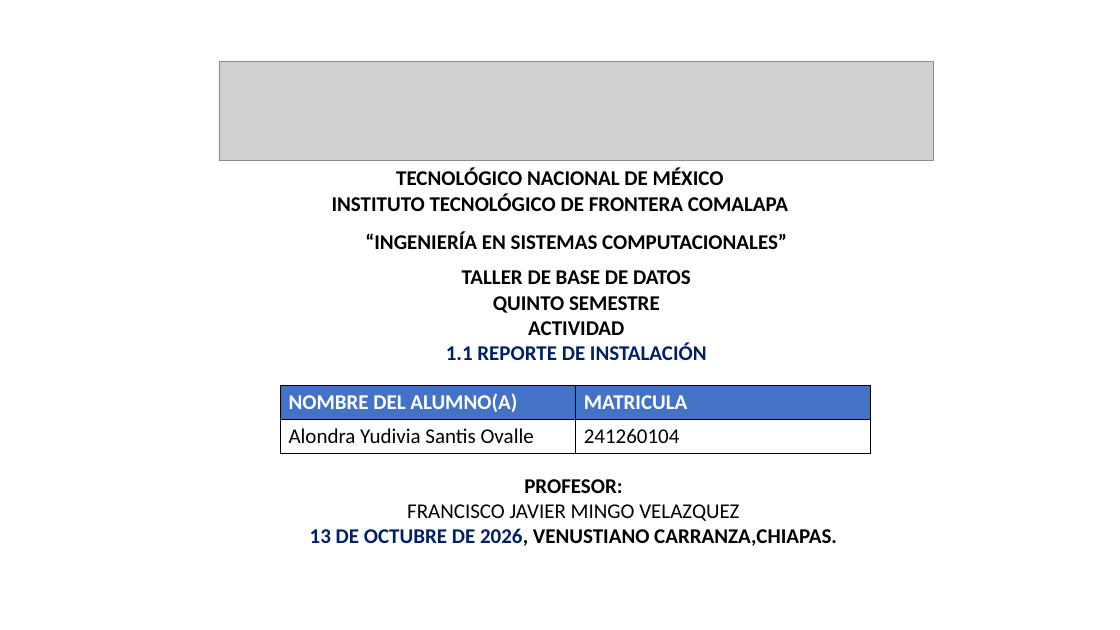
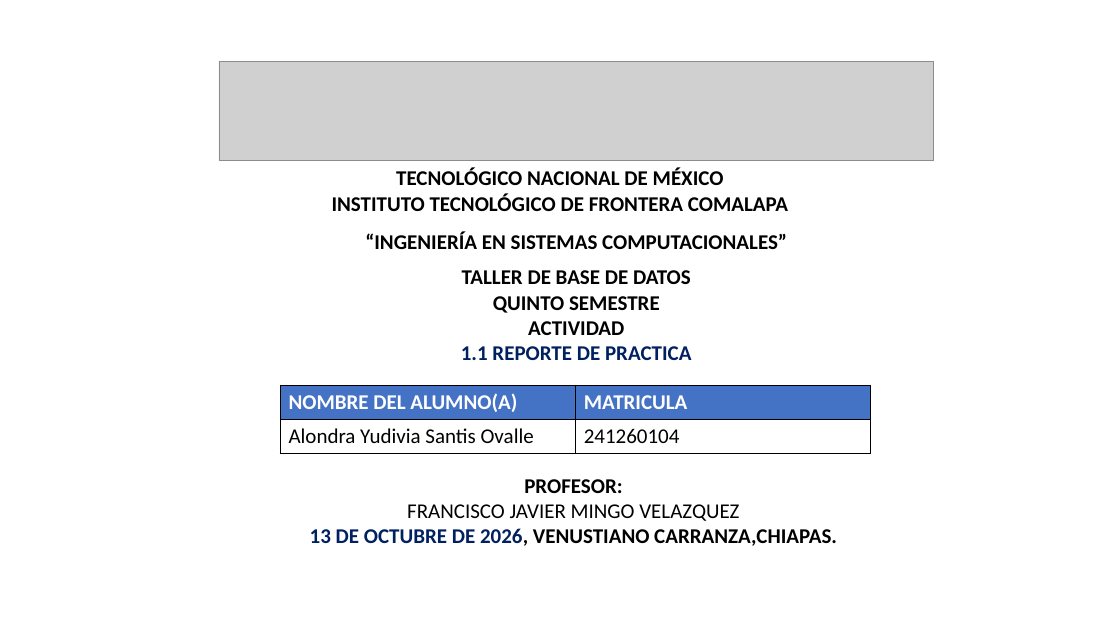
Before and after one commit to alondraS128/TBD-Tema_1-01112026, a slide deck: slide 1 of Actividad 1.1 Reporte de practica_AlondraSantis_TBD_5ISCM.pptx. Drawn at 1120x630 pixels with LibreOffice and Linux fonts; fonts in the diff are those of the drawing; grey boxes stand for pictures. Boxes give left, top, right and bottom in pixels: in the first picture for what was removed or moved away, otherwise in the second. Text is boxed around its words. In the diff, an @@ line names an element or a change of style, - is before the commit and + after.

Commit message:
Actualizo documento

```diff
--- a/Actividad 1.1 Reporte de practica_AlondraSantis_TBD_5ISCM.pptx
+++ b/Actividad 1.1 Reporte de practica_AlondraSantis_TBD_5ISCM.pptx
@@ text at <box>461,346,691,360</box>: text changed @@
-1.1 REPORTE DE INSTALACIÓN
+1.1 REPORTE DE PRACTICA
```
